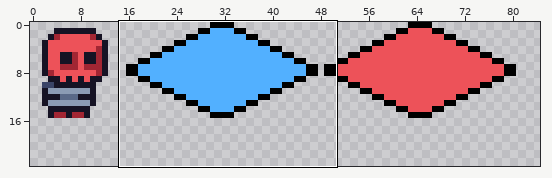
Two versions of one sprite sheet, atlas.png. Above: a wide view before the commit, with the close-up outlined.
Close-up. Before the edit:
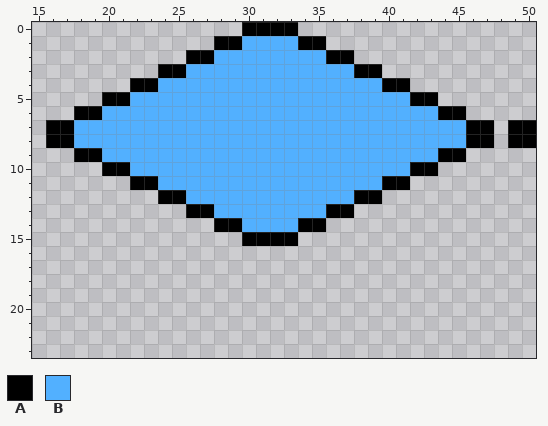
The file is 107x48 pixels. Shown: x 15..50, y 0..23. The wide view leaves out empty margins.
Palette (. is transparent): A #000000  B #52b0ff
Pixels before, first column x 16:
 0 ..............AAAA.................
 1 ............AABBBBAA...............
 2 ..........AABBBBBBBBAA.............
 3 ........AABBBBBBBBBBBBAA...........
 4 ......AABBBBBBBBBBBBBBBBAA.........
 5 ....AABBBBBBBBBBBBBBBBBBBBAA.......
 6 ..AABBBBBBBBBBBBBBBBBBBBBBBBAA.....
 7 AABBBBBBBBBBBBBBBBBBBBBBBBBBBBAA.AA
 8 AABBBBBBBBBBBBBBBBBBBBBBBBBBBBAA.AA
 9 ..AABBBBBBBBBBBBBBBBBBBBBBBBAA.....
10 ....AABBBBBBBBBBBBBBBBBBBBAA.......
11 ......AABBBBBBBBBBBBBBBBAA.........
12 ........AABBBBBBBBBBBBAA...........
13 ..........AABBBBBBBBAA.............
14 ............AABBBBAA...............
15 ..............AAAA.................
New version:
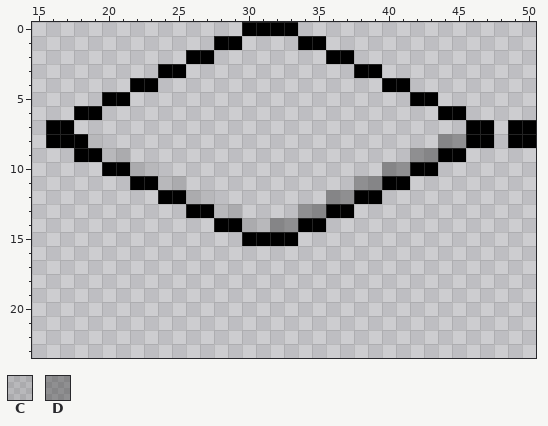
Colours new in this view: C #0000001a  D #0000004d
From the commit log: Paint under the tiles Will allow a simple way to change colours
The exact change:
{"y":1,"x":30,"old":"BBBB","new":"...."}
{"y":2,"x":28,"old":"BBBBBBBB","new":"........"}
{"y":3,"x":26,"old":"BBBBBBBBBBBB","new":"............"}
{"y":4,"x":24,"old":"BBBBBBBBBBBBBBBB","new":"................"}
{"y":5,"x":22,"old":"BBBBBBBBBBBBBBBBBBBB","new":"...................."}
{"y":6,"x":20,"old":"BBBBBBBBBBBBBBBBBBBBBBBB","new":"........................"}
{"y":7,"x":18,"old":"BBBBBBBBBBBBBBBBBBBBBBBBBBBB","new":"............................"}
{"y":8,"x":18,"old":"BBBBBBBBBBBBBBBBBBBBBBBBBBBB","new":"AC........................DD"}
{"y":9,"x":20,"old":"BBBBBBBBBBBBBBBBBBBBBBBB","new":"CC....................DD"}
{"y":10,"x":22,"old":"BBBBBBBBBBBBBBBBBBBB","new":"CC................DD"}
{"y":11,"x":24,"old":"BBBBBBBBBBBBBBBB","new":"CC............DD"}
{"y":12,"x":26,"old":"BBBBBBBBBBBB","new":"CC........DD"}
{"y":13,"x":28,"old":"BBBBBBBB","new":"CC....DD"}
{"y":14,"x":30,"old":"BBBB","new":"CCDD"}
{"label":"changed","picture_box":[74,36,466,232]}
